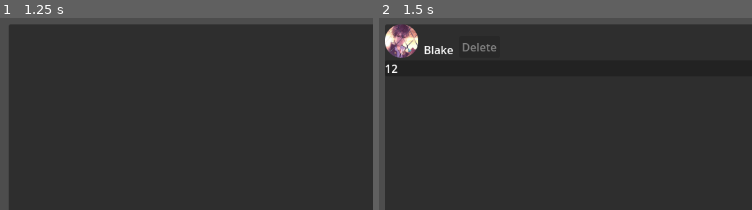
Above: before the commit, frames 1-2 (left to right).
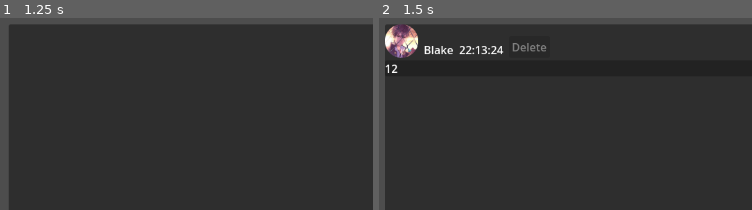
Above: after the commit, the same moments.

Repository: TheSiriusSystem/KoboldAI-Frontend
Game: Godot game, scene res://scenes/application.tscn
Two runs of this game, one before a commit and one after it. Both use one fixed random seed, a clock stepped at 60 frames per second and the inputs below.
Inputs (mouse positions are % of the whole screen's width and height, from its top left):
- Up to frame 1 (1.25 s): click (31, 95) at 0.52 s; type "12" at 0.6 s
- Up to frame 2 (1.5 s): click "Send Message" at 1.25 s
The pictures show only the part of the screen within x 0-50%, y 0-50%; the shares and areas given below are measured in that part.

Frame 1 is identical in both runs. In frame 2, 0.6% of the frame differs, in the area x 21-45%, y 13-19%.

Commit message:
Add message timestamps

Diff:
--- a/scenes/ui/message_body.tscn
+++ b/scenes/ui/message_body.tscn
@@ -23,6 +23,12 @@
 size_flags_vertical = 8
 text = "Sender"
 
+[node name="Timestamp" type="Label" parent="HBoxContainer"]
+unique_name_in_owner = true
+layout_mode = 2
+size_flags_vertical = 8
+text = "00:00:00"
+
 [node name="DeleteButton" type="Button" parent="HBoxContainer"]
 unique_name_in_owner = true
 layout_mode = 2
--- a/scripts/application.gd
+++ b/scripts/application.gd
@@ -62,6 +62,7 @@
 	_messages.push_back({
 		"sender": sender,
 		"content": content,
+		"timestamp": Time.get_time_string_from_system(),
 	})
 	_populate_message_list()
 
@@ -85,6 +86,7 @@
 		message_body.name = "MessageBody%d" % message_index
 		(message_body.get_node(^"%Username") as Label).text = message.sender
 		(message_body.get_node(^"%Content") as Label).text = message.content
+		(message_body.get_node(^"%Timestamp") as Label).text = message.timestamp
 		(message_body.get_node(^"%DeleteButton") as Button).pressed.connect(func() -> void:
 			_remove_message(message_index)
 		)
